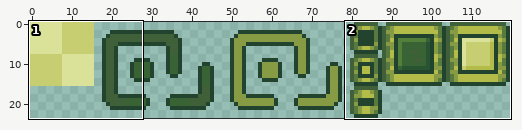
Edited in one commit: sprite sheet (assets/images/Sprites.png). Above, an overview of the earlier version with the close-up marked.
Close-up. The starting point:
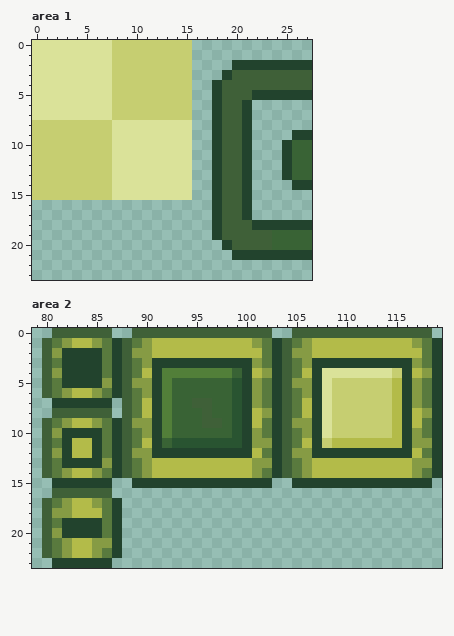
The file is 120x24 pixels. Colours within 5 levels of each other are drawn and written as one. Shown: area 1: x 0..27, y 0..23; area 2: x 79..119, y 0..23.
New version:
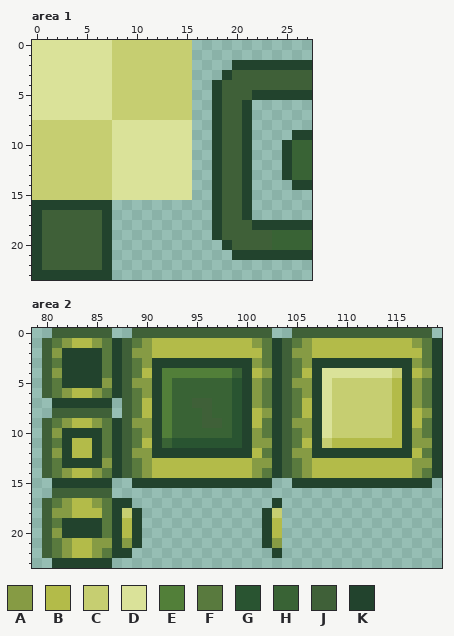
Palette (. is transparent): A #869b44  B #b3bb49  C #c6ce71  D #dae299  E #527f39  F #597a3e  G #295431  H #396335  J #3f6038  K #22432d
The edit:
Area 1:
There is now colour J in rows 17 to 22 at x 1 to 6.
There is now colour K in row 16 at x 0 to 7; in rows 17 to 22 at x 0 and 7; in row 23 at x 0 to 7.
Area 2:
There is now colour A in row 21 at x 88 and 103.
There is now colour B in rows 19 to 20 at x 88 and 103.
There is now colour C in row 18 at x 88 and 103.
There is now colour K in row 17 at x 88 and 103; in rows 18 to 21 at x 89 and 102; in row 22 at x 88 and 103.
Boxes around the changes in both close-ups, in picture pixels (x1, y1, x2, y2):
added: (32, 200, 112, 280)
added: (122, 498, 142, 558)
added: (262, 498, 282, 558)
